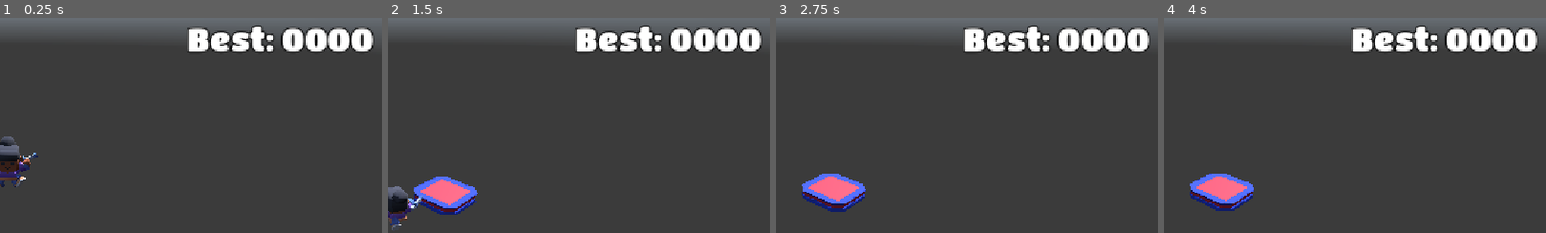
Above: before the commit, frames 1-4 (left to right).
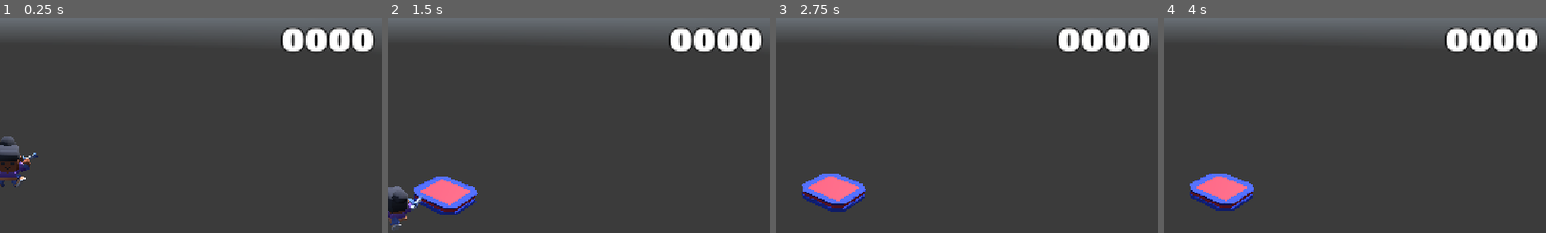
Above: after the commit, the same moments.

Repository: ChristiannYa/sky-pogo
Game: Godot game, scene res://scenes/game/game.tscn
Same seed, same stepped clock (60 frames per second), same inputs: the game is played once before the commit and once after it. A sky picture missing from this copy of the repository is replaced by a grey-blue gradient. Sound files missing from this copy of the repository are replaced by a short silence.
Inputs:
- Up to frame 1 (0.25 s): no input
- Up to frame 2 (1.5 s): hold Right (ui_right) 0.53-1.28 s; tap Space (space) at 0.6, 1.35 s; hold Left (ui_left) from 1.28 s (still down)
- Up to frame 3 (2.75 s): release Left (ui_left) at 2.03 s; hold Right (ui_right) from 2.03 s (still down); tap Space (space) at 2.1 s
- Up to frame 4 (4 s): release Right (ui_right) at 2.78 s; hold Up (ui_up) 2.78-3.53 s; tap Space (space) at 2.85, 3.6 s; hold Left (ui_left) from 3.53 s (still down)
The pictures show only the part of the screen within x 49-99%, y 3-53%; the shares and areas given below are measured in that part.

The runs differ from the first frame. In frame 1, 2.4% of the frame differs, in the area x 49-98%, y 3-16%; in frame 2, 2.4%; in frame 3, 2.4%; in frame 4, 2.4%.

Commit message:
21-high-score

Diff:
--- a/game_ui/game_ui.gd
+++ b/game_ui/game_ui.gd
@@ -3,6 +3,7 @@
 
 @onready var game_over_color_rect: ColorRect = $GameOverColorRect
 @onready var score_label: Label = $MarginContainer/ScoreLabel
+@onready var high_score_label: Label = $MarginContainer/HighScoreLabel
 
 
 func _unhandled_input(event: InputEvent):
@@ -13,12 +14,11 @@
 	get_tree().paused = false
 
 func _ready():
-	SignalHub.game_over.connect(on_game_over)
-	SignalHub.new_height.connect(on_new_height)
-
-func on_game_over():
-	game_over_color_rect.show()
-	get_tree().paused = true
-
-func on_new_height(height: int):
-	score_label.text = "%04d" % height
+	SignalHub.game_over.connect(func():
+		game_over_color_rect.show()
+		get_tree().paused = true
+	)
+	SignalHub.new_height.connect(func(height: int):
+		score_label.text = "%04d" % height
+	)
+	high_score_label.text = "%04d" % ScoreManager.high_score
--- /dev/null
+++ b/globals/score_manager.gd
@@ -0,0 +1,8 @@
+extends Node
+
+var high_score = 0
+
+func _ready():
+	SignalHub.new_height.connect(func(height: int):
+		if height > high_score: high_score = height
+	)
--- a/project.godot
+++ b/project.godot
@@ -18,6 +18,7 @@
 [autoload]
 
 SignalHub="*uid://yqdsjj87jj0e"
+ScoreManager="*uid://csdh848r04u2t"
 
 [display]
 
Not shown, added: globals/score_manager.gd.uid
